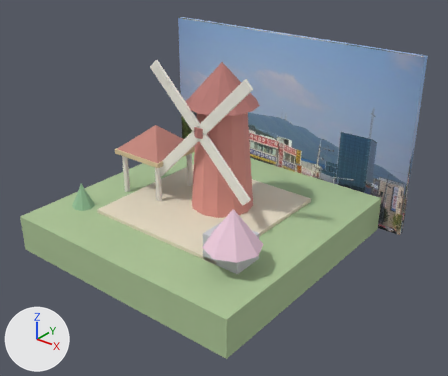
What one commit did to the glTF model frontend/public/ar/course/daedong-sky/building.glb.
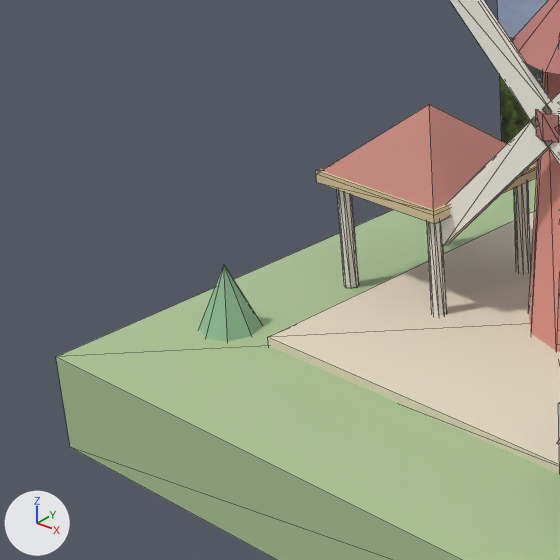
Old and new are each drawn whole from a 50 mm camera at (15.42, -18.03, 13.99) aimed at (0.88, 0.14, 2.72) and again close up on the part from 0% to 45% of the width and 23% to 77% of the height. Lighting does not change. The marker at lower left points along +X, +Y and +Z. The first two pictures are the older version. The close-ups show mesh edges as thin lines. Vertices at exactly the same position are counted once.

Script lines for the objects in view, before the commit:
```python
me_mesh_0 = bpy.data.meshes.new('Mesh_0')
me_mesh_0.from_pydata(...)  # 245 vertices, 400 faces; spans x -6.5..6.5, y -5.5..5.95, z 0.0..8.0
me_mesh_0.materials.append(mat_tex0)  # picture img_image_0
me_mesh_0.materials.append(mat_0_42_0_56_0_31)  # greyish green #adc597
me_mesh_0.materials.append(mat_0_8_0_72_0_56)  # pale yellow #e7ddc5
me_mesh_0.materials.append(mat_0_74_0_3_0_26)  # pink #df958b
me_mesh_0.materials.append(mat_0_5_0_2_0_18)  # pink #bc7c76
me_mesh_0.materials.append(mat_0_93_0_9_0_82)  # white #f7f3ea
me_mesh_0.materials.append(mat_0_85_0_82_0_75)  # white #edeae1
me_mesh_0.materials.append(mat_0_55_0_24_0_2)  # pink #c4867c
me_mesh_0.materials.append(mat_0_69_0_55_0_34)  # beige #d8c49e
me_mesh_0.materials.append(mat_0_6_0_6_0_63)  # light grey #cbcbd0
me_mesh_0.materials.append(mat_0_42_0_3_0_2)  # beige #ad957c
me_mesh_0.materials.append(mat_0_26_0_46_0_28)  # greyish green #8bb590
me_mesh_0.materials.append(mat_0_3_0_52_0_32)  # greyish green #95bf99
me_mesh_0.materials.append(mat_0_88_0_62_0_74)  # pale pink #f1cedf
ob_mesh_0 = bpy.data.objects.new('Mesh_0', me_mesh_0)
ob_mesh_0.location = (0.0, 0.0, 0.0)
```
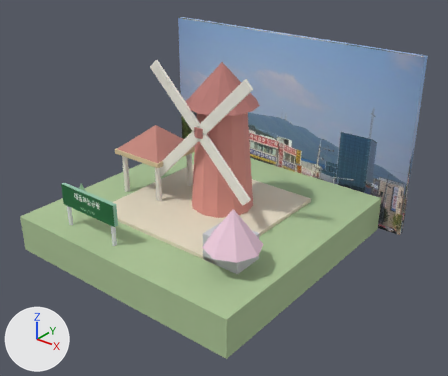
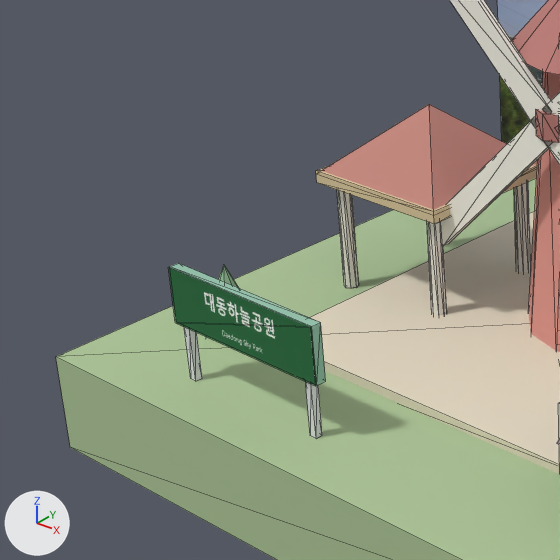
Changed parts and their boxes [x1, y1, x2, y2] in the close-ups (560 x 560 px):
part 1 of me_mesh_0, added: after [184, 327, 202, 381]
part 2 of me_mesh_0, added: after [305, 382, 322, 438]
part 3 of me_mesh_0, added: after [170, 263, 326, 385]
part 4 of me_mesh_0, added (green): after [168, 267, 316, 386]

Edits to the bpy script that builds the scene:
```text
Add img_image_1:
    img_image_1 = load_image('Image_1', '_unpacked/Image_1', 640, 160, 'sRGB')
Add mat_tex1:
    mat_tex1 = principled_material('TEX1')
    mat_tex1.texture = img_image_1
    mat_tex1.roughness = 0.85
Add mat_0_3_0_55_0_42:
    mat_0_3_0_55_0_42 = principled_material('0.3,0.55,0.42')
    mat_0_3_0_55_0_42.base_color = (0.3, 0.55, 0.42)  # greyish green #95c4ad
    mat_0_3_0_55_0_42.roughness = 0.85
Add mat_0_76_0_78_0_8:
    mat_0_76_0_78_0_8 = principled_material('0.76,0.78,0.8')
    mat_0_76_0_78_0_8.base_color = (0.76, 0.78, 0.8)  # white #e2e5e7
    mat_0_76_0_78_0_8.roughness = 0.85
Change me_mesh_0:
    used by ob_mesh_0; location = (0.0, 0.0, 0.0)
    verts and faces of me_mesh_0; kept vertices keep their numbers, new ones are numbered from 245
    remove me_mesh_0.from_pydata(...)  # 245 vertices, 400 faces; spans x -6.5..6.5, y -5.5..5.95, z 0.0..8.0
    add me_mesh_0.from_pydata(...)  # 273 vertices, 438 faces; spans x -6.5..6.5, y -5.5..5.95, z 0.0..8.0
    me_mesh_0 part 1: a new loose piece, a box spanning x -3.36..-3.24, y -4.66..-4.54, z 1.6..2.5, in mat_0_76_0_78_0_8 (white #e2e5e7)
    me_mesh_0 part 2: a new loose piece, a box spanning x -0.76..-0.64, y -4.66..-4.54, z 1.6..2.5, in mat_0_76_0_78_0_8 (white #e2e5e7)
    me_mesh_0 part 3: a new loose piece, a box spanning x -3.5..-0.5, y -4.68..-4.52, z 2.5..3.4, in mat_0_3_0_55_0_42 (greyish green #95c4ad)
    me_mesh_0 part 4
    add verts[245] = (-3.5, -4.7, 2.5)  # pixel (175, 322)
    add verts[246] = (-0.5, -4.7, 2.5)  # pixel (315, 386)
    add verts[247] = (-0.5, -4.7, 3.4)  # pixel (310, 327)
    add verts[248] = (-3.5, -4.7, 3.4)  # pixel (168, 267)
    add faces += [(245, 246, 247), (245, 247, 248)]  # mat_tex1 (picture img_image_1)
    add me_mesh_0.materials.append(mat_0_76_0_78_0_8)  # white #e2e5e7
    add me_mesh_0.materials.append(mat_0_3_0_55_0_42)  # greyish green #95c4ad
    add me_mesh_0.materials.append(mat_tex1)  # picture img_image_1
```
